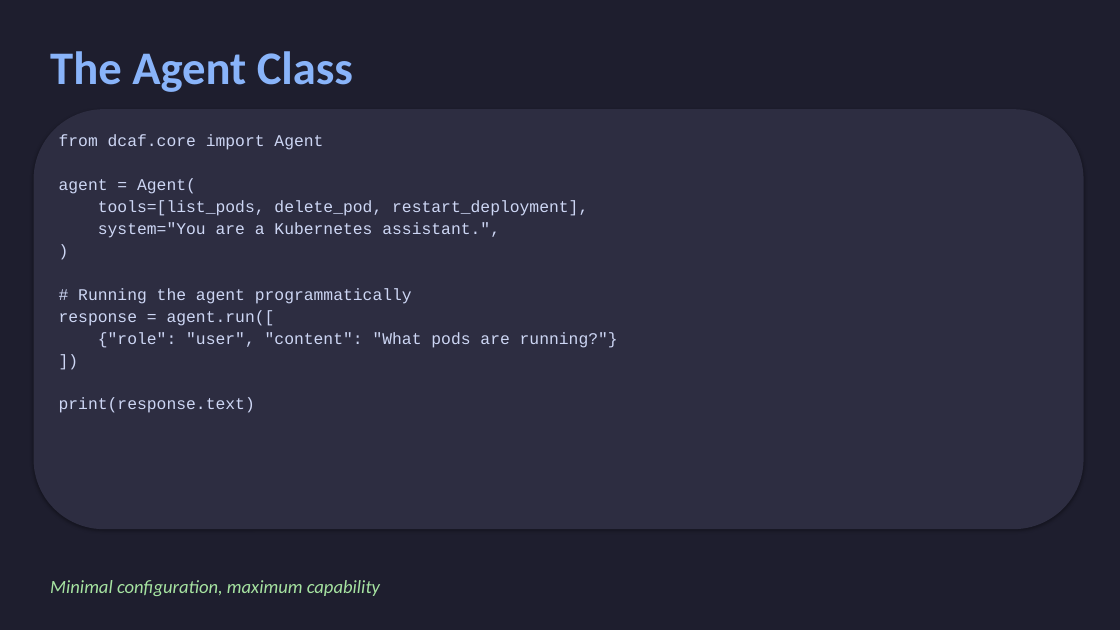
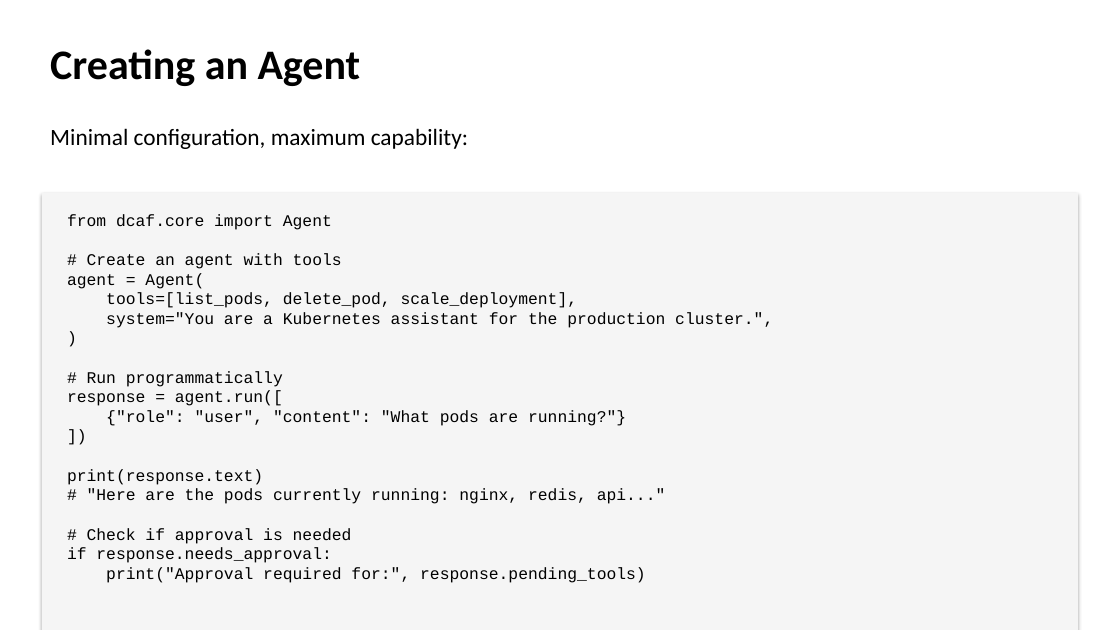
Before and after one commit to duplocloud/dcaf, a slide deck: slide 6 of docs/presentations/dcaf-core-presentation.pptx (slide 5 before the commit). Drawn at 1120x630 pixels with LibreOffice and Linux fonts; fonts in the diff are those of the drawing. Boxes give left, top, right and bottom in pixels: in the first picture for what was removed or moved away, otherwise in the second. Text is boxed around its words. In the diff, an @@ line names an element or a change of style, - is before the commit and + after.

Commit message:
Add A2A protocol support and session management improvements
- Add A2A (Agent-to-Agent) protocol implementation with RemoteAgent client
- Add session management with typed serialization (Pydantic/dataclass support)
- Update documentation: engineering handoff, getting started, tools guide
- Add A2A example and documentation
- Add PPTX generation script for presentations
- Update mkdocs configuration

```diff
--- a/docs/presentations/dcaf-core-presentation.pptx
+++ b/docs/presentations/dcaf-core-presentation.pptx
@@ text at (x1=50, y1=49, x2=361, y2=86): text changed; size 40 to 36 pt; text colour #89B4FA to #000000 @@
-The Agent Class
+Creating an Agent
@@ rounded rectangle removed at (x1=34, y1=109, x2=1084, y2=529) @@
@@ text at (x1=50, y1=128, x2=468, y2=149): text changed; size 16 to 20 pt; text colour #A6E3A1 to #000000; italic off @@
-Minimal configuration, maximum capability
+Minimal configuration, maximum capability:
@@ rectangle resized from (x1=0, y1=0, x2=1120, y2=630) to (x1=42, y1=193, x2=1078, y2=630) @@
@@ rectangle at (x1=42, y1=193, x2=1078, y2=630): fill #1E1E2E to #F5F5F5 @@
@@ text at (x1=67, y1=214, x2=773, y2=583): text changed; text colour #CDD6F4 to #000000 @@
-from dcaf.core import Agent
-agent = Agent(
-tools=[list_pods, delete_pod, restart_deployment],
-system="You are a Kubernetes assistant.",
-)
-# Running the agent programmatically
-response = agent.run([
-{"role": "user", "content": "What pods are running?"}
-])
-print(response.text)
+from dcaf.core import Agent
+# Create an agent with tools
+agent = Agent(
+tools=[list_pods, delete_pod, scale_deployment],
+system="You are a Kubernetes assistant for the production cluster.",
+)
+# Run programmatically
+response = agent.run([
+{"role": "user", "content": "What pods are running?"}
+])
+print(response.text)
+# "Here are the pods currently running: nginx, redis, api..."
+# Check if approval is needed
+if response.needs_approval:
+print("Approval required for:", response.pending_tools)
```
Also in this commit, not shown: 7 other slides changed, 33 slides added, 11 slides removed, 25 other files.
